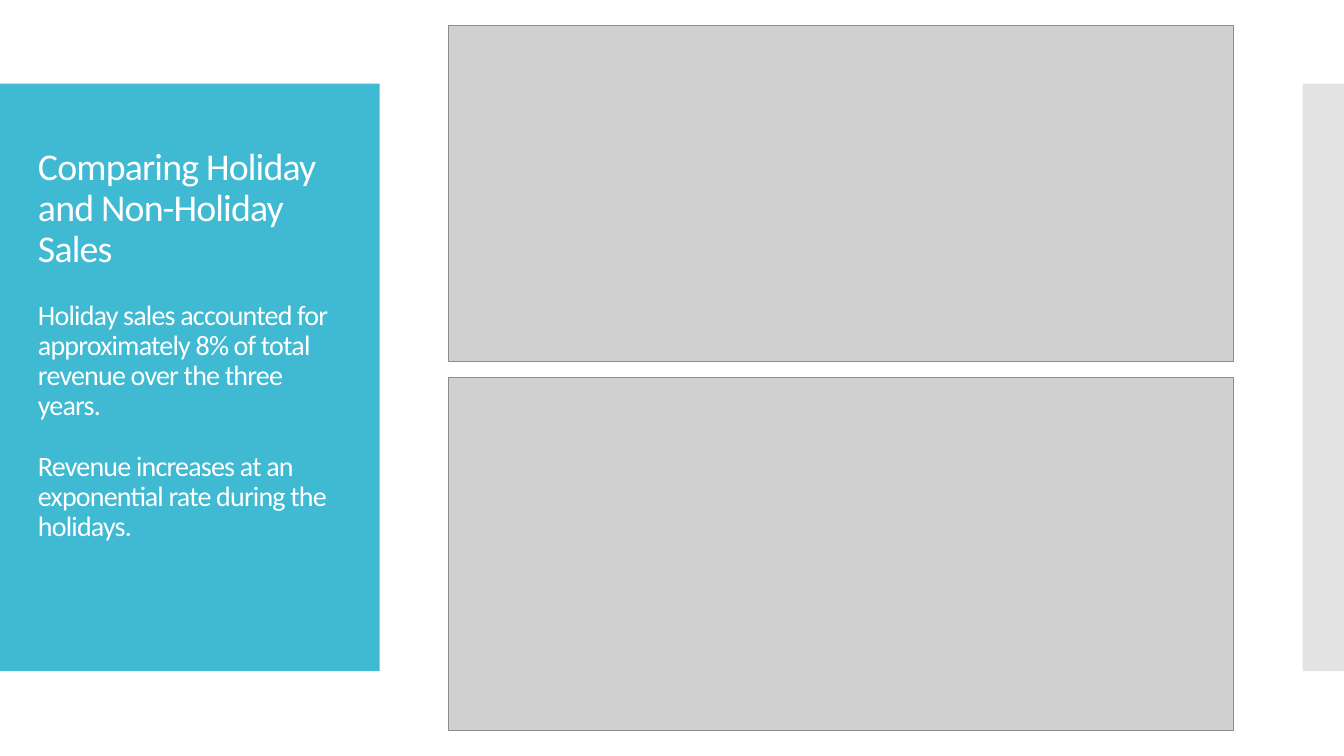
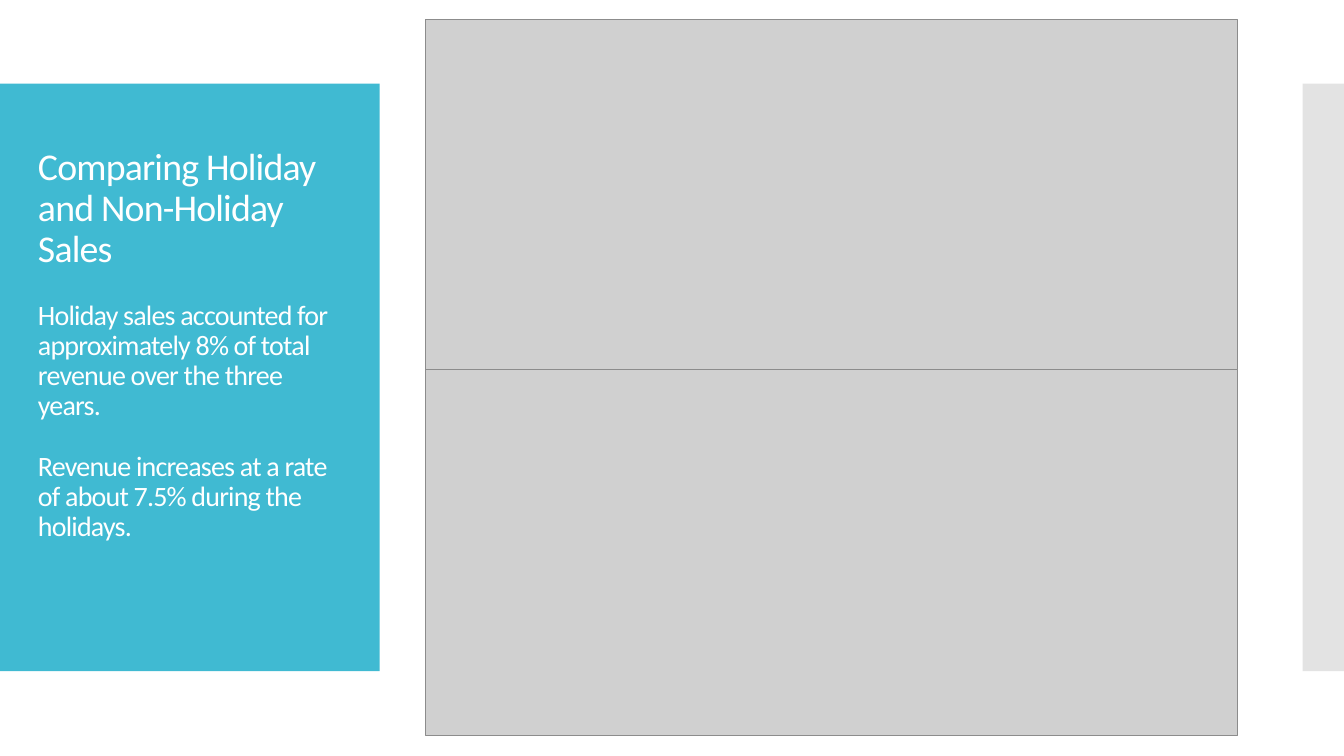
Before and after one commit to mleggett25/Walmart-Sales-Analysis, a slide deck: slide 10 of Walmart Sales Analysis.pptx. Drawn at 1344x756 pixels with LibreOffice and Linux fonts; fonts in the diff are those of the drawing; grey boxes stand for pictures. Boxes give left, top, right and bottom in pixels: in the first picture for what was removed or moved away, otherwise in the second. Text is boxed around its words. In the diff, an @@ line names an element or a change of style, - is before the commit and + after.

```diff
--- a/Walmart Sales Analysis.pptx
+++ b/Walmart Sales Analysis.pptx
@@ picture: place and size @@
-picture at (449, 25, 1233, 362)
+picture at (426, 20, 1238, 370)
@@ title at (38, 153, 328, 541): text changed @@
-Comparing Holiday and Non-Holiday Sales
-Holiday sales accounted for approximately 8% of total revenue over the three years.
-Revenue increases at an exponential rate during the holidays.
+Comparing Holiday and Non-Holiday Sales
+Holiday sales accounted for approximately 8% of total revenue over the three years.
+Revenue increases at a rate of about 7.5% during the holidays.
@@ picture: place and size @@
-picture at (449, 378, 1233, 731)
+picture at (426, 369, 1238, 736)
```
Also in this commit, not shown: 15 other slides changed, 1 slide added, 6 other files.
